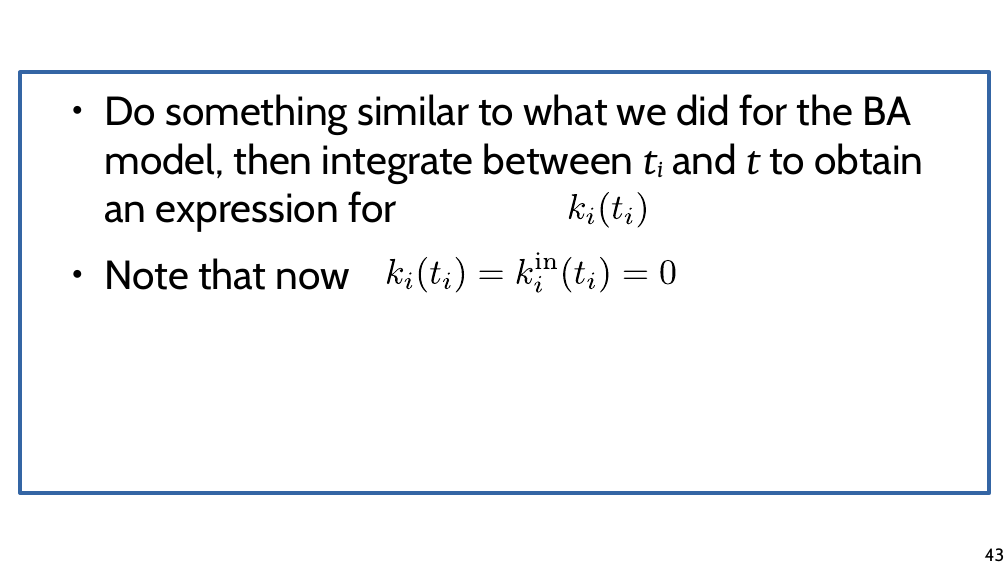
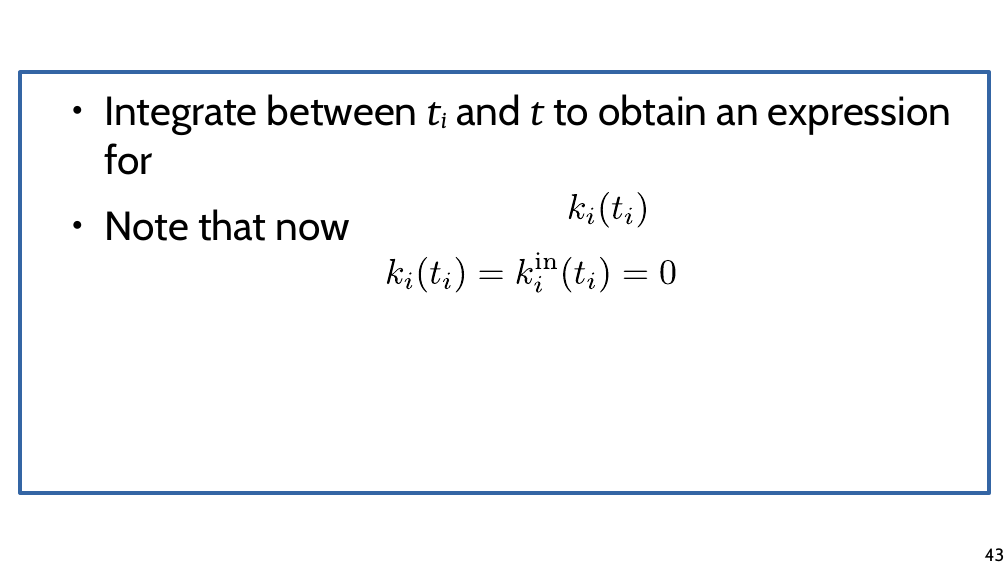
Before and after one commit to chatox/networks-science-course, a slide deck: slide 43 of theory/tt05_preferential_attachment.odp. Drawn at 1008x567 pixels with LibreOffice and Linux fonts; fonts in the diff are those of the drawing. Boxes give left, top, right and bottom in pixels: in the first picture for what was removed or moved away, otherwise in the second. Text is boxed around its words. In the diff, an @@ line names an element or a change of style, - is before the commit and + after.

```diff
--- a/theory/tt05_preferential_attachment.odp
+++ b/theory/tt05_preferential_attachment.odp
@@ text at [104,94,951,175]: text changed @@
-● Do something similar to what we did for the BA model, then integrate between ti and t to obtain an expression for
+● Integrate between ti and t to obtain an expression for
```
Also in this commit, not shown: 19 other slides changed, 1 slide added, 1 slide removed, 1 other file.
